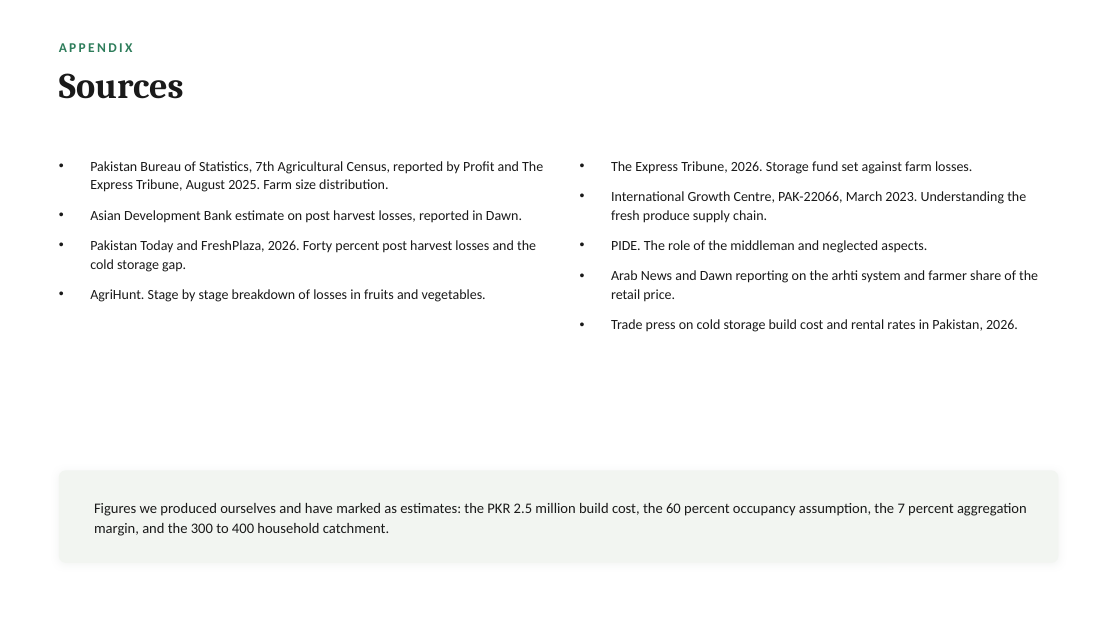
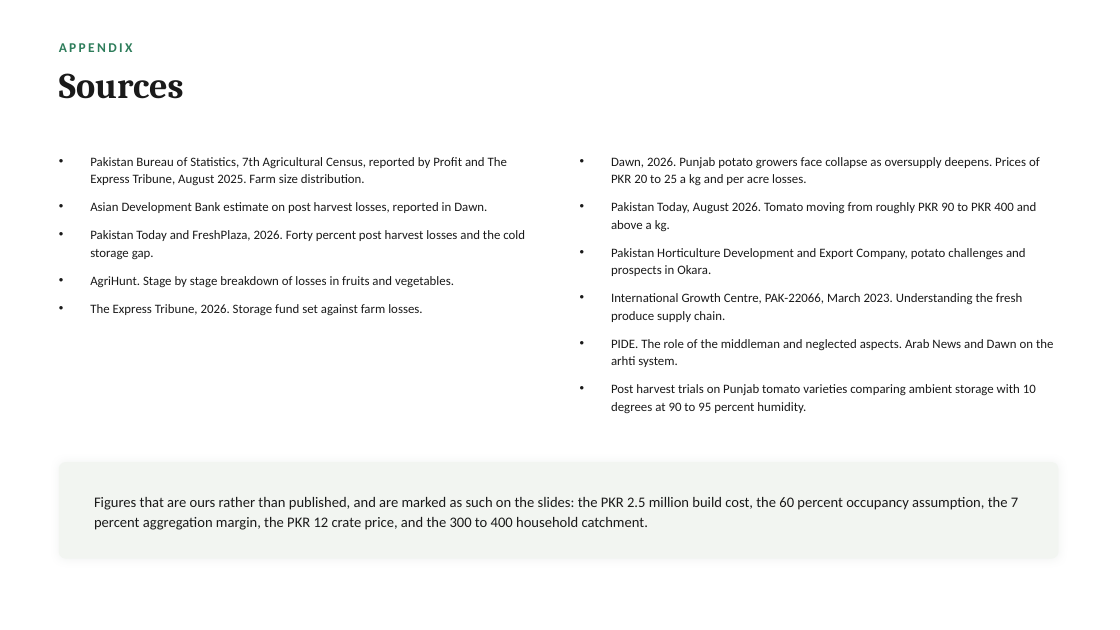
Before and after one commit to s9765fzsv8-cmyk/Claude, a slide deck: slide 15 of genz-entrepreneurship/Thanda-Godam-Pitch.pptx. Drawn at 1120x630 pixels with LibreOffice and Linux fonts; fonts in the diff are those of the drawing. Boxes give left, top, right and bottom in pixels: in the first picture for what was removed or moved away, otherwise in the second. Text is boxed around its words. In the diff, an @@ line names an element or a change of style, - is before the commit and + after.

```diff
--- a/genz-entrepreneurship/Thanda-Godam-Pitch.pptx
+++ b/genz-entrepreneurship/Thanda-Godam-Pitch.pptx
@@ text at box(90, 157, 525, 287): size 12 to 11 pt in "Pakistan Bureau of Statistics, 7th Agricultural Census, ...", "Asian Development Bank estimate on post harvest ...", "Pakistan Today and FreshPlaza, 2026. Forty percent ...", "AgriHunt. Stage by stage breakdown of losses ..."; line spacing 16pt to 15pt; less space between paragraphs @@
@@ text at box(611, 157, 1040, 276): text changed; size 12 to 11 pt @@
-• The Express Tribune, 2026. Storage fund set against farm losses.
+• Dawn, 2026. Punjab potato growers face collapse as oversupply deepens. Prices of PKR 20 to 25 a kg and per acre losses.
+• Pakistan Today, August 2026. Tomato moving from roughly PKR 90 to PKR 400 and above a kg.
+• Pakistan Horticulture Development and Export Company, potato challenges and prospects in Okara.
@@ text at box(611, 293, 1022, 322): size 12 to 11 pt in "International Growth Centre, PAK-22066, March 2023. Understa ..."; line spacing 16pt to 15pt; less space between paragraphs @@
@@ text at box(90, 304, 422, 315): paragraph added @@
+• The Express Tribune, 2026. Storage fund set against farm losses.
@@ text at box(611, 339, 1053, 413): text changed; size 12 to 11 pt @@
-• PIDE. The role of the middleman and neglected aspects.
-• Arab News and Dawn reporting on the arhti system and farmer share of the retail price.
-• Trade press on cold storage build cost and rental rates in Pakistan, 2026.
+• PIDE. The role of the middleman and neglected aspects. Arab News and Dawn on the arhti system.
+• Post harvest trials on Punjab tomato varieties comparing ambient storage with 10 degrees at 90 to 95 percent humidity.
@@ rounded rectangle: place and size @@
-rounded rectangle at box(59, 471, 1059, 563)
+rounded rectangle at box(59, 462, 1059, 559)
@@ rounded rectangle at box(59, 462, 1059, 559): proportions changed @@
@@ text at box(94, 497, 1018, 530): text changed @@
-Figures we produced ourselves and have marked as estimates: the PKR 2.5 million build cost, the 60 percent occupancy assumption, the 7 percent aggregation margin, and the 300 to 400 household catchment.
+Figures that are ours rather than published, and are marked as such on the slides: the PKR 2.5 million build cost, the 60 percent occupancy assumption, the 7 percent aggregation margin, the PKR 12 crate price, and the 300 to 400 household catchment.
```
Also in this commit, not shown: 4 other slides changed, 4 other files.
